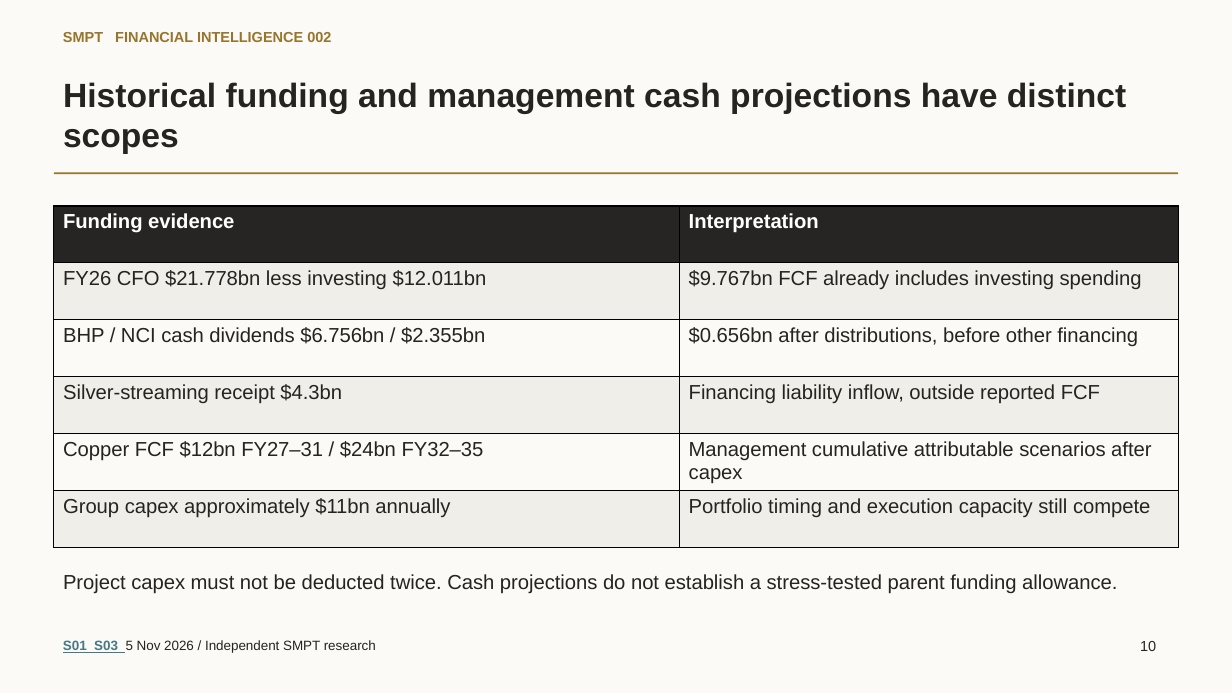
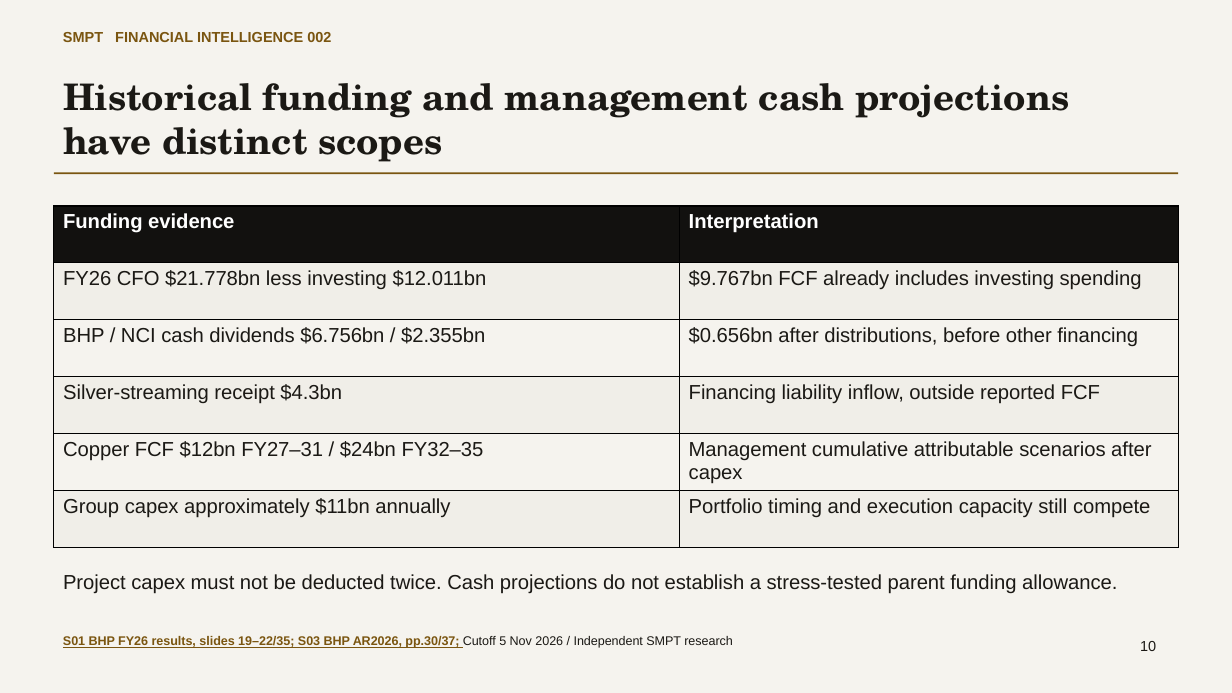
Before and after one commit to VSSpowerlifting/strategic-materials-policy-tracker, a slide deck: slide 10 of docs/research/fi002-bhp-copper/output/SMPT_FI002_BHP_Copper_Strategy_Deck.pptx. Drawn at 1232x693 pixels with LibreOffice and Linux fonts; fonts in the diff are those of the drawing. Boxes give left, top, right and bottom in pixels: in the first picture for what was removed or moved away, otherwise in the second. Text is boxed around its words. In the diff, an @@ line names an element or a change of style, - is before the commit and + after.

Commit message:
docs(fi002): refine research argument and complete expert editorial audit

```diff
--- a/docs/research/fi002-bhp-copper/output/SMPT_FI002_BHP_Copper_Strategy_Deck.pptx
+++ b/docs/research/fi002-bhp-copper/output/SMPT_FI002_BHP_Copper_Strategy_Deck.pptx
@@ background #FBFAF7 to #F5F3EE @@
@@ text "SMPT FINANCIAL INTELLIGENCE 002" at box(63, 32, 331, 42): text colour #98752D to #7A5510 @@
@@ text "Historical funding and management cash ..." at box(63, 83, 1069, 162): size 26.2 to 28.5 pt, font Arial to TeX Gyre Schola, text colour #252421 to #1B1915 @@
@@ rectangle at box(54, 172, 1178, 174): fill #98752D to #7A5510 @@
@@ table at box(54, 206, 1178, 548) @@
@@ fill #262523 to #12110F in row 1 @@
@@ fill #FBFAF7 to #F5F3EE in 4 cells @@
@@ text colour #252421 to #1B1915 @@
@@ text at box(63, 635, 733, 648): text changed; size 10.5 to 9.8 pt; text colour #252421 to #7A5510; bold on @@
-S01 S03 5 Nov 2026 / Independent SMPT research
+S01 BHP FY26 results, slides 19–22/35; S03 BHP AR2026, pp.30/37; Cutoff 5 Nov 2026 / Independent SMPT research
```
Also in this commit, not shown: 11 other slides changed, 23 other files.
